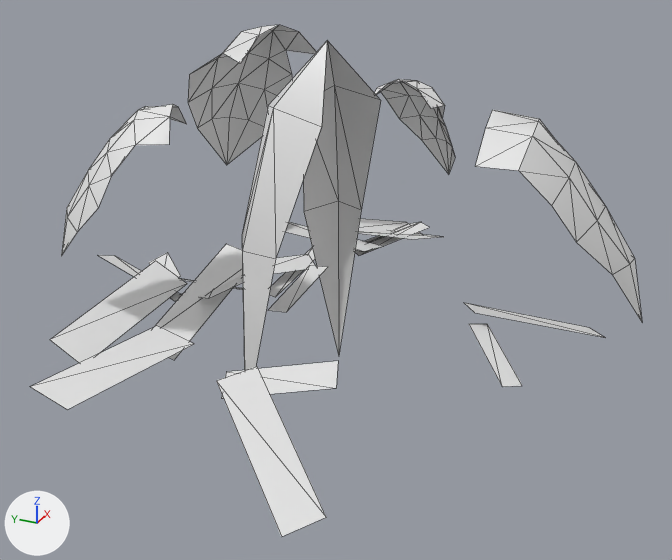
An edit to the OBJ model game/assets/models/plants/SM_Plant_PhilodendronTerrestrial_Leaf_LOD1.obj, drawn before and after from the same camera.
Both versions are drawn from a camera (50 mm lens) standing at (-3.41, -1.57, 1.91) and looking at (-0.08, -0.07, 0.24). The lights are fixed; the arrows at lower left show +X, +Y and +Z. The first picture is the older version. Mesh edges are drawn as thin lines. Where no turn or scale is listed for an object, it has been applied to the vertices. Vertices at exactly the same position are counted once.

Script lines for the objects in view, before the commit:
```python
me_sm_plant_philodendronterrestrial_leaf_lod1 = bpy.data.meshes.new('SM_Plant_PhilodendronTerrestrial_Leaf_LOD1')
me_sm_plant_philodendronterrestrial_leaf_lod1.from_pydata(...)  # 199 vertices, 200 faces; spans x -1.3..1.28, y -1.33..1.23, z -0.45..1.24
ob_sm_plant_philodendronterrestrial_leaf_lod1 = bpy.data.objects.new('SM_Plant_PhilodendronTerrestrial_Leaf_LOD1', me_sm_plant_philodendronterrestrial_leaf_lod1)
ob_sm_plant_philodendronterrestrial_leaf_lod1.location = (0.0, 0.0, 0.0)
```
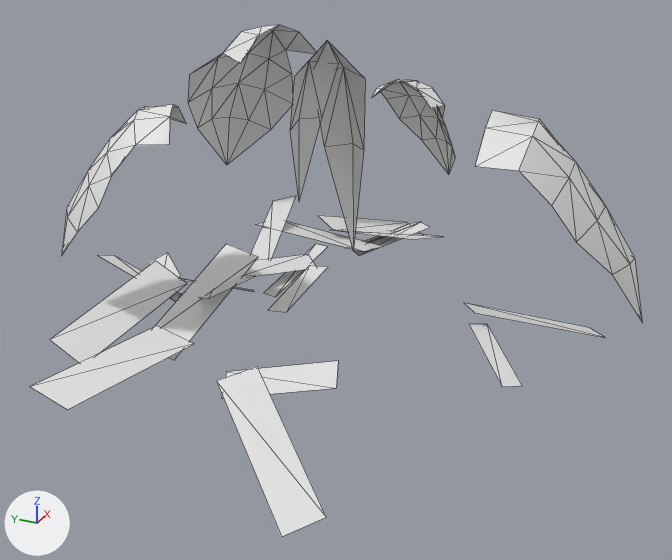
Changed parts and their boxes [x1, y1, x2, y2] in the pictures (672 x 560 px; the box of a moved part takes in the faces that stretch with it):
part 1 of me_sm_plant_philodendronterrestrial_leaf_lod1, moved or reshaped
    before: [242, 40, 381, 370]
    after: [290, 40, 365, 250]

The change, as a list of edits to the scene's bpy script:
```text
Change me_sm_plant_philodendronterrestrial_leaf_lod1:
    used by ob_sm_plant_philodendronterrestrial_leaf_lod1; location = (0.0, 0.0, 0.0)
    remove me_sm_plant_philodendronterrestrial_leaf_lod1.from_pydata(...)  # 199 vertices, 200 faces; spans x -1.3..1.28, y -1.33..1.23, z -0.45..1.24
    add me_sm_plant_philodendronterrestrial_leaf_lod1.from_pydata(...)  # 199 vertices, 200 faces; spans x -1.3..1.28, y -1.33..1.23, z -0.1..1.24
    me_sm_plant_philodendronterrestrial_leaf_lod1 part 1
    me_sm_plant_philodendronterrestrial_leaf_lod1.vertices[185].co: (0.24, -0.14, 0.96) -> (0.15, 0.02, 1.12)  # pixel (380, 100) -> pixel (338, 63)
    me_sm_plant_philodendronterrestrial_leaf_lod1.vertices[186].co: (0.26, 0.08, 1.0) -> (0.06, 0.11, 1.14)  # pixel (334, 85) -> pixel (308, 61)
    me_sm_plant_philodendronterrestrial_leaf_lod1.vertices[187].co: (0.12, 0.18, 0.95) -> (-0.08, 0.11, 1.1)  # not seen -> pixel (294, 76)
    me_sm_plant_philodendronterrestrial_leaf_lod1.vertices[188].co: (0.39, 0.01, 0.4) -> (0.18, 0.11, 0.87)  # pixel (361, 210) -> pixel (321, 117)
    me_sm_plant_philodendronterrestrial_leaf_lod1.vertices[189].co: (0.42, 0.14, 0.41) -> (0.1, 0.18, 0.88)  # pixel (338, 201) -> pixel (298, 119)
    me_sm_plant_philodendronterrestrial_leaf_lod1.vertices[190].co: (0.27, 0.25, 0.39) -> (-0.03, 0.16, 0.86)  # pixel (303, 211) -> pixel (289, 131)
    me_sm_plant_philodendronterrestrial_leaf_lod1.vertices[191].co: (0.45, 0.15, -0.45) -> (0.1, 0.19, 0.5)  # pixel (338, 356) -> not seen
    me_sm_plant_philodendronterrestrial_leaf_lod1.vertices[192].co: (-0.03, 0.26, 0.96) -> (0.13, -0.11, 1.07)  # pixel (268, 105) -> pixel (365, 78)
    me_sm_plant_philodendronterrestrial_leaf_lod1.vertices[193].co: (-0.22, 0.13, 1.01) -> (0.17, 0.01, 1.1)  # pixel (273, 107) -> pixel (343, 67)
    me_sm_plant_philodendronterrestrial_leaf_lod1.vertices[194].co: (-0.25, -0.09, 0.96) -> (0.11, 0.13, 1.07)  # pixel (321, 126) -> not seen
    me_sm_plant_philodendronterrestrial_leaf_lod1.vertices[195].co: (-0.18, 0.32, 0.42) -> (0.24, -0.06, 0.73)  # pixel (241, 235) -> pixel (363, 150)
    me_sm_plant_philodendronterrestrial_leaf_lod1.vertices[196].co: (-0.36, 0.22, 0.44) -> (0.29, 0.01, 0.74)  # pixel (242, 250) -> pixel (352, 143)
    me_sm_plant_philodendronterrestrial_leaf_lod1.vertices[197].co: (-0.35, 0.07, 0.42) -> (0.22, 0.12, 0.73)  # pixel (275, 258) -> pixel (324, 147)
    me_sm_plant_philodendronterrestrial_leaf_lod1.vertices[198].co: (-0.38, 0.23, -0.39) -> (0.31, 0.01, 0.21)  # not seen -> pixel (353, 251)
```
